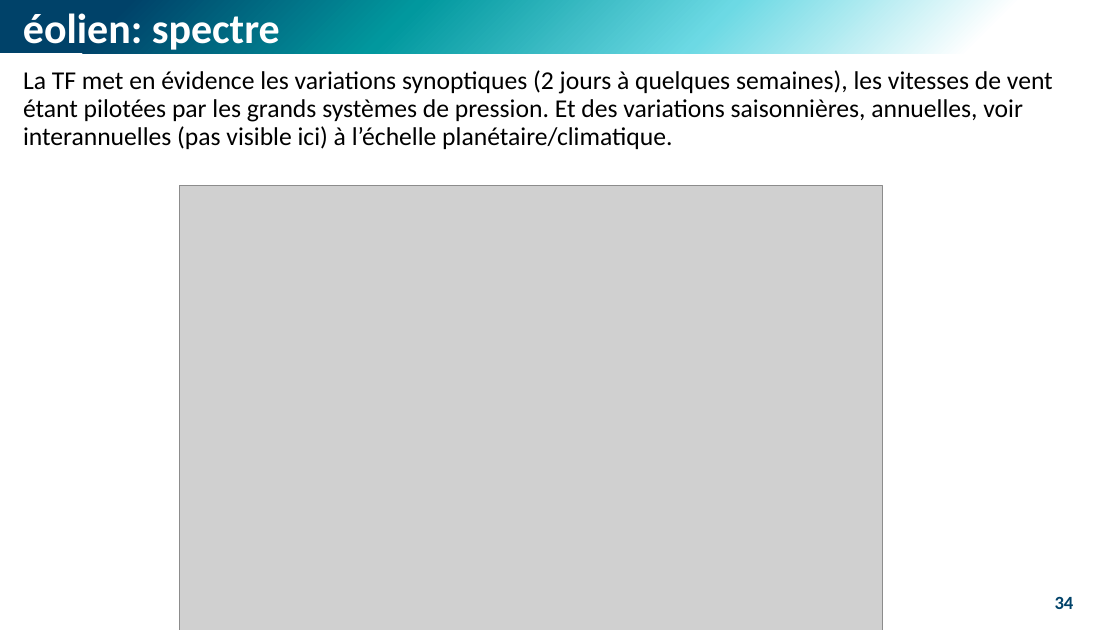
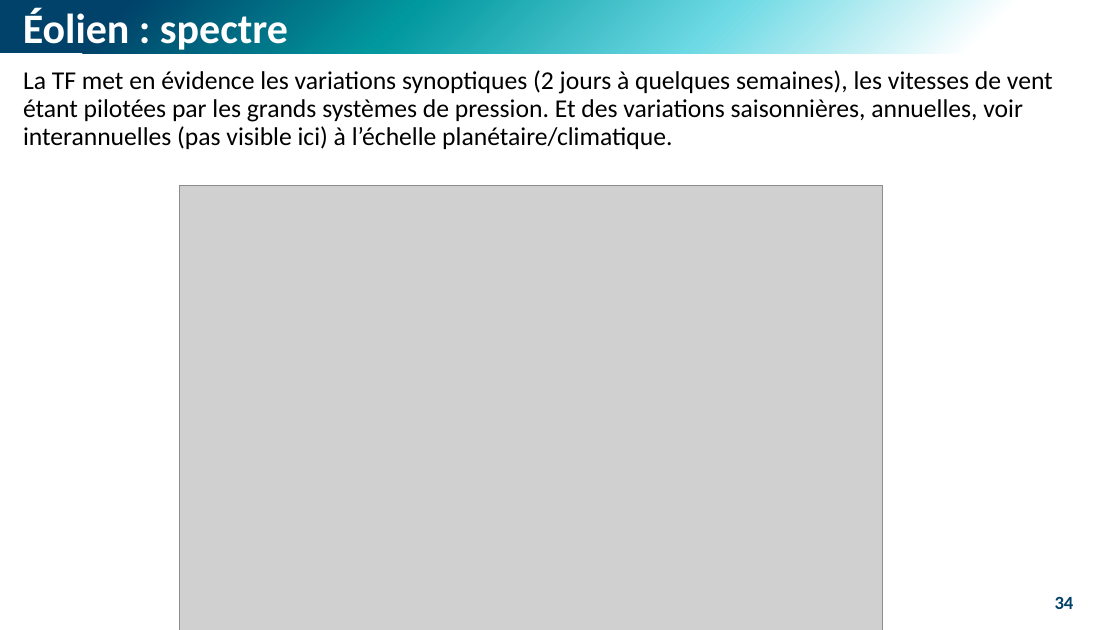
Before and after one commit to M-Berthelin/energy_mod_ISEL_MIX5, a slide deck: slide 34 of slides/1_ENR.pptx. Drawn at 1120x630 pixels with LibreOffice and Linux fonts; fonts in the diff are those of the drawing; grey boxes stand for pictures. Boxes give left, top, right and bottom in pixels: in the first picture for what was removed or moved away, otherwise in the second. Text is boxed around its words. In the diff, an @@ line names an element or a change of style, - is before the commit and + after.

```diff
--- a/slides/1_ENR.pptx
+++ b/slides/1_ENR.pptx
@@ text at <box>23,9,288,54</box>: text changed @@
-éolien: spectre
+Éolien : spectre
```
Also in this commit, not shown: 17 other slides changed, 1 other file.
